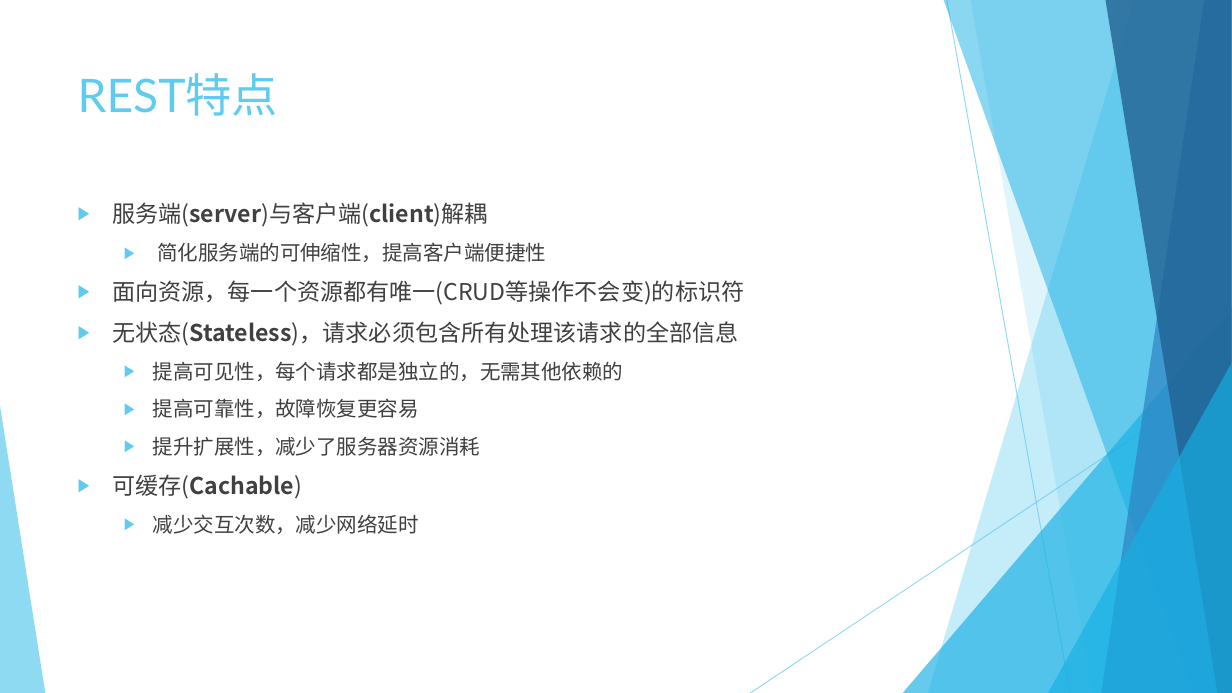
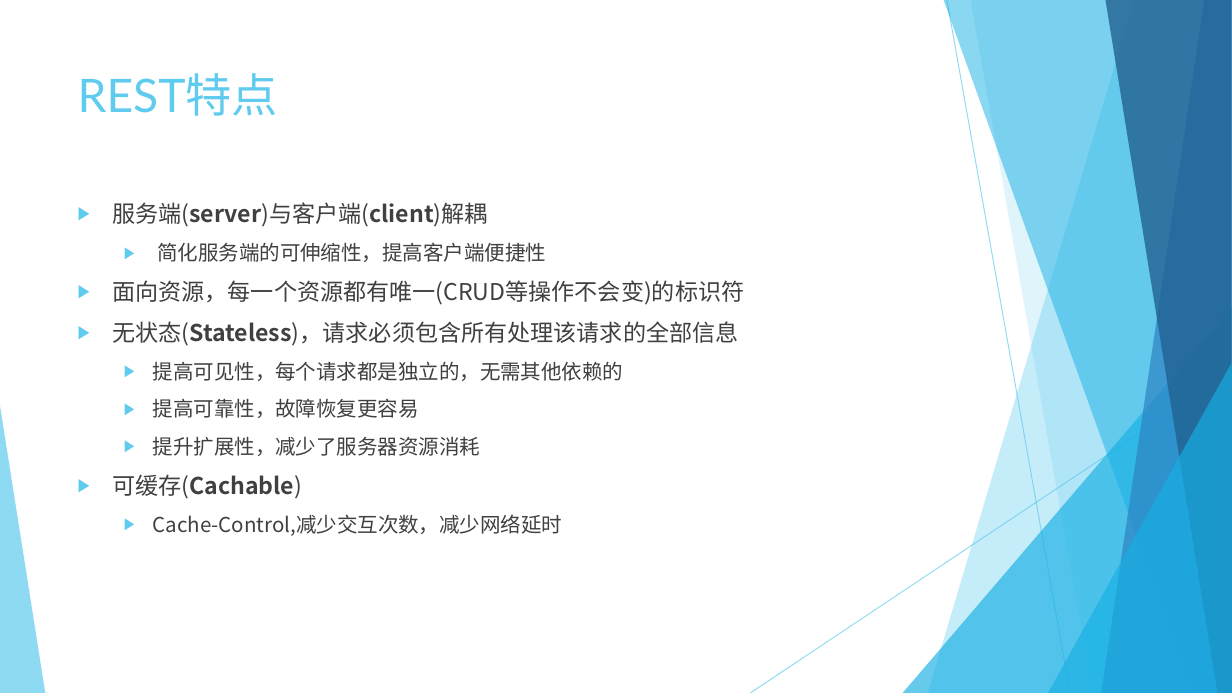
Before and after one commit to Crab2died/micro-boot, a slide deck: slide 5 of rest-api/RESTful.pptx (slide 4 before the commit). Drawn at 1232x693 pixels with LibreOffice and Linux fonts; fonts in the diff are those of the drawing. Boxes give left, top, right and bottom in pixels: in the first picture for what was removed or moved away, otherwise in the second. Text is boxed around its words. In the diff, an @@ line names an element or a change of style, - is before the commit and + after.

```diff
--- a/rest-api/RESTful.pptx
+++ b/rest-api/RESTful.pptx
@@ text at [153, 514, 562, 536]: text changed @@
-  ▶ 减少交互次数，减少网络延时
+  ▶ Cache-Control,减少交互次数，减少网络延时
```
Also in this commit, not shown: 5 other slides changed, 1 slide added.
